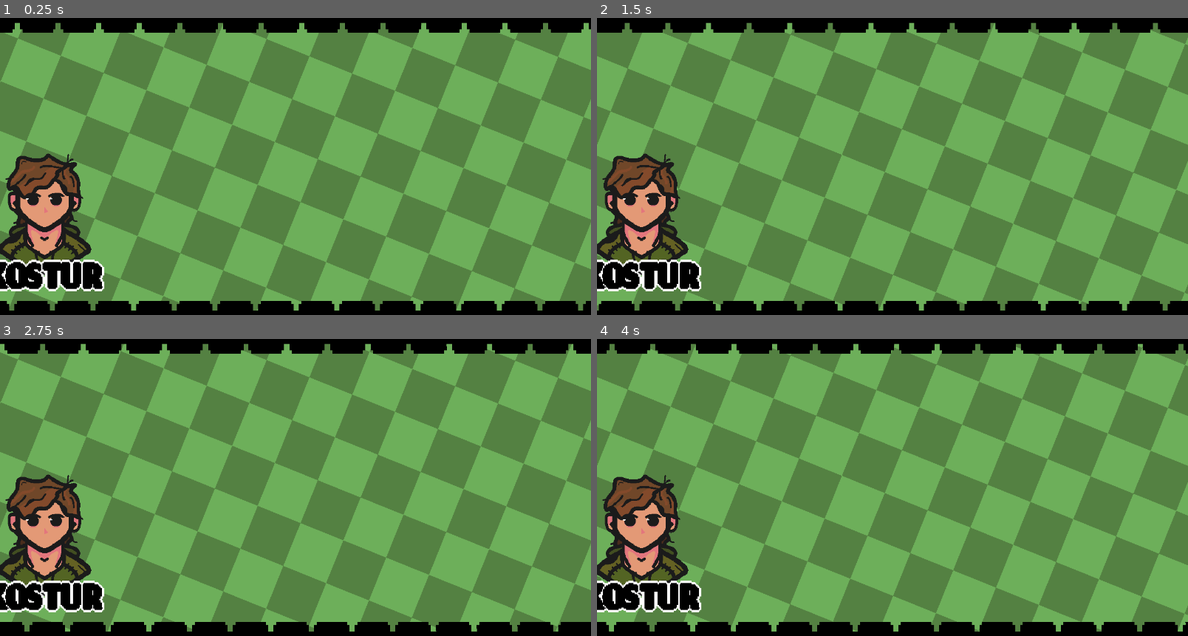
Above: before the commit, frames 1-4 (two rows, left to right).
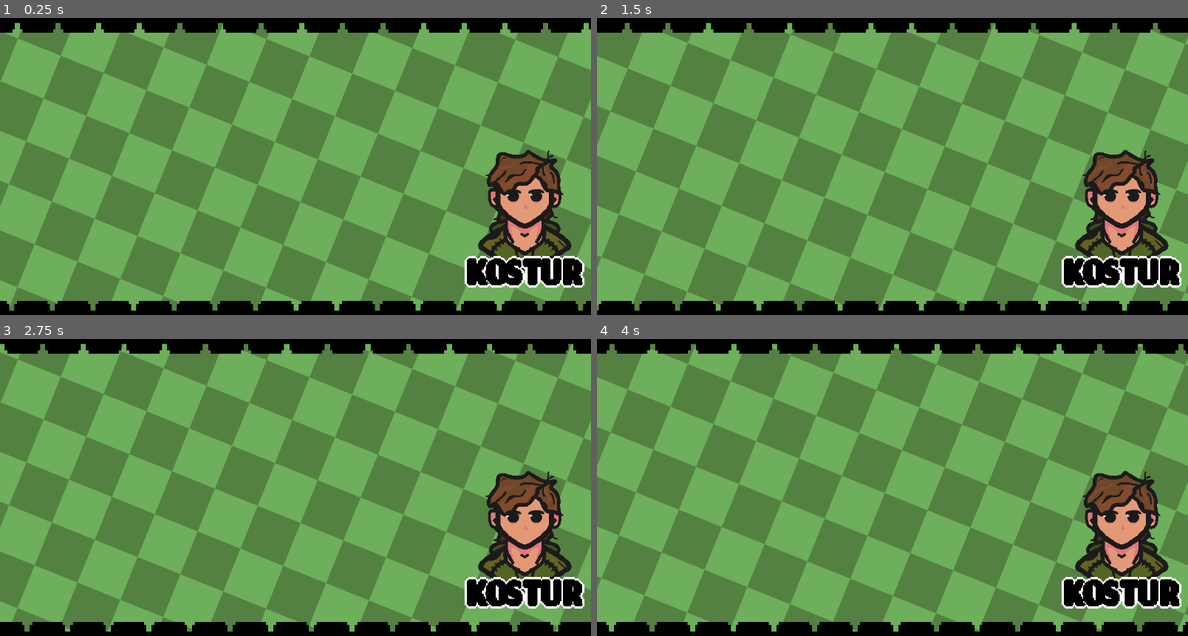
Above: after the commit, the same moments.

Repository: K0STURY/godot-site
Game: Godot game, scene res://Scenes/home.tscn
Two runs of this game, one before a commit and one after it. Both use one fixed random seed, a clock stepped at 60 frames per second and the inputs below.
Inputs:
- Up to frame 1 (0.25 s): no input
- Up to frame 2 (1.5 s): no input
- Up to frame 3 (2.75 s): no input
- Up to frame 4 (4 s): no input

The runs differ from the first frame. In frame 1, 12% of the frame differs, in the area x 0-99%, y 44-93%; in frame 2, 12%; in frame 3, 12%; in frame 4, 12%.

Commit message:
fix:placement

Diff:
--- a/project/Scenes/home.tscn
+++ b/project/Scenes/home.tscn
@@ -62,7 +62,7 @@
 region_rect = Rect2(0, 0, 250, 10)
 
 [node name="Me" type="Node2D" parent="."]
-position = Vector2(96, 464)
+position = Vector2(1136, 456)
 scale = Vector2(0.75, 0.75)
 
 [node name="Avatar" type="Sprite2D" parent="Me"]
